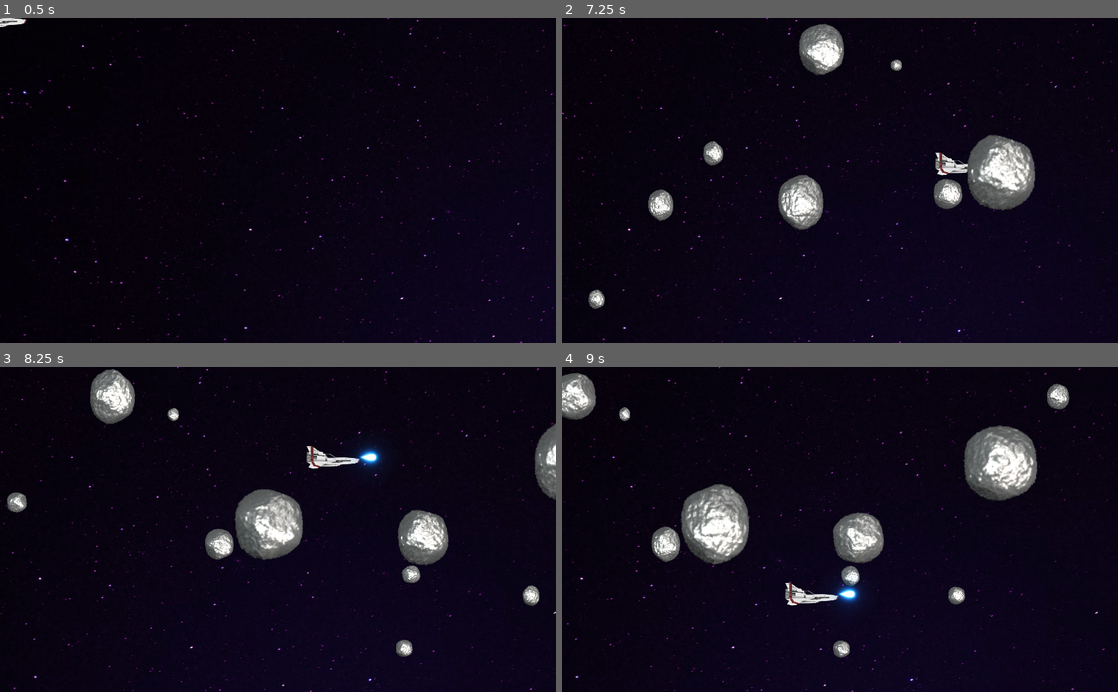
Above: before the commit, frames 1-4 (two rows, left to right).
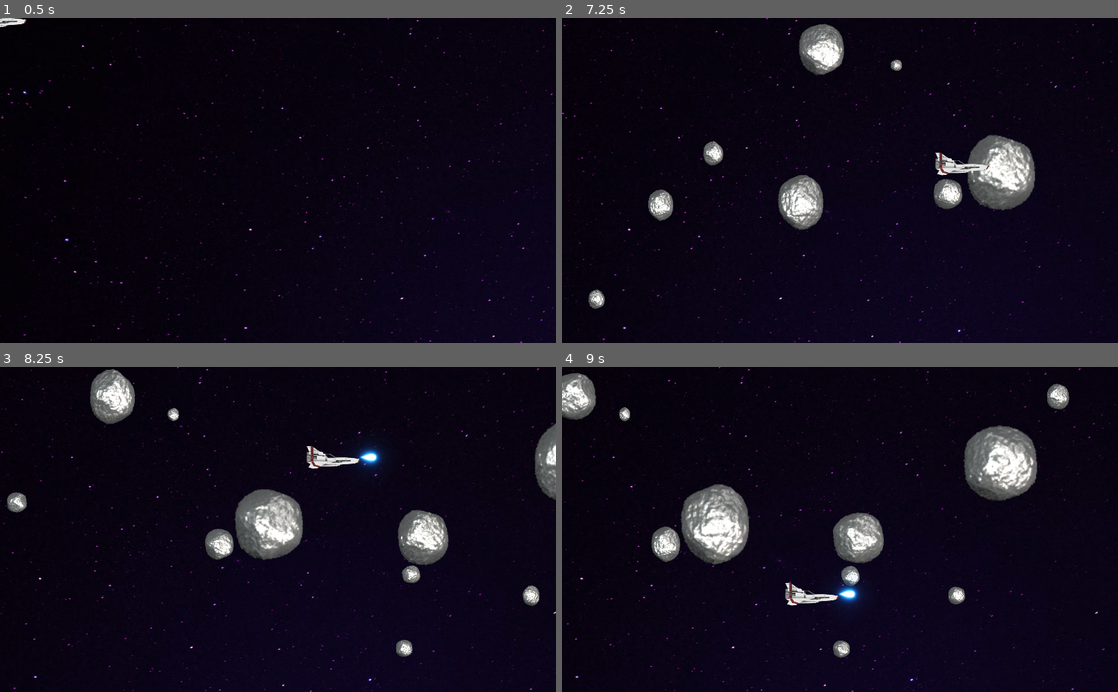
Above: after the commit, the same moments.

Repository: andreaszdw/test-godot
Game: Godot game, scene res://Main.tscn
Two runs of this game, one before a commit and one after it. Both use one fixed random seed, a clock stepped at 60 frames per second and the inputs below.
Inputs (mouse positions are in pixels of both pictures, inside the frame that each line leads up to):
- Up to frame 1 (0.5 s): no input
- Up to frame 2 (7.25 s): move the mouse to (962, 164) at 0.52 s; click (962, 164) at 0.67 s; move the mouse to (728, 196) at 1.27 s; click (728, 196) at 1.42 s; move the mouse to (895, 109) at 2.02 s; click (895, 109) at 2.17 s; move the mouse to (812, 245) at 2.77 s; click (812, 245) at 2.92 s; move the mouse to (1006, 229) at 3.52 s; click (1006, 229) at 3.67 s; move the mouse to (673, 131) at 4.27 s; click (673, 131) at 4.42 s; move the mouse to (867, 180) at 5.02 s; click (867, 180) at 5.17 s; move the mouse to (756, 99) at 5.77 s; click (756, 99) at 5.92 s; move the mouse to (962, 164) at 6.52 s; click (962, 164) at 6.67 s
- Up to frame 3 (8.25 s): move the mouse to (166, 545) at 7.27 s; click (166, 545) at 7.42 s; move the mouse to (333, 458) at 8.02 s; click (333, 458) at 8.17 s
- Up to frame 4 (9 s): move the mouse to (812, 594) at 8.77 s; click (812, 594) at 8.92 s

Frame 1 is identical in both runs. In frame 2, less than 0.1% of the frame differs, in the area x 72-77%, y 44-48%; in frame 3, less than 0.1%; in frame 4, less than 0.1%.

Commit message:
better z index

Diff:
--- a/sidefighter/Asteroid.tscn
+++ b/sidefighter/Asteroid.tscn
@@ -160,6 +160,7 @@
 radius = 41.5933
 
 [node name="Asteroid" type="RigidBody2D"]
+z_index = 98
 gravity_scale = 0.0
 script = ExtResource( 2 )
 
--- a/sidefighter/Main.tscn
+++ b/sidefighter/Main.tscn
@@ -15,6 +15,7 @@
 asteroid_scene = ExtResource( 3 )
 
 [node name="Player" parent="." instance=ExtResource( 1 )]
+z_index = 100
 
 [node name="StartTimer" type="Timer" parent="."]
 one_shot = true
--- a/sidefighter/bullets/Bullet1.tscn
+++ b/sidefighter/bullets/Bullet1.tscn
@@ -8,6 +8,7 @@
 height = 16.0
 
 [node name="Bullet1" type="Area2D"]
+z_index = 99
 script = ExtResource( 1 )
 
 [node name="Sprite" type="Sprite" parent="."]
